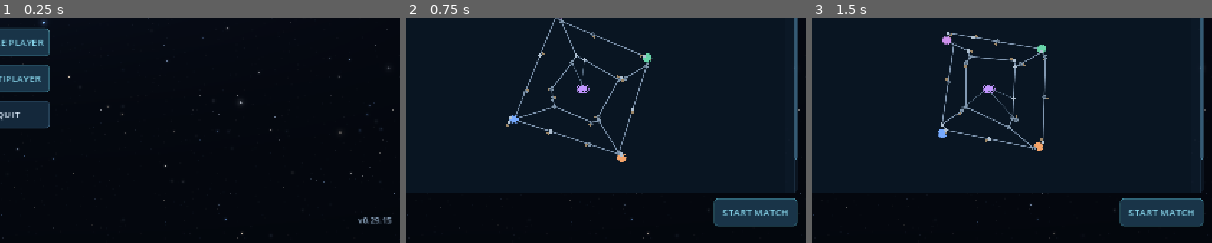
Above: before the commit, frames 1-3 (left to right).
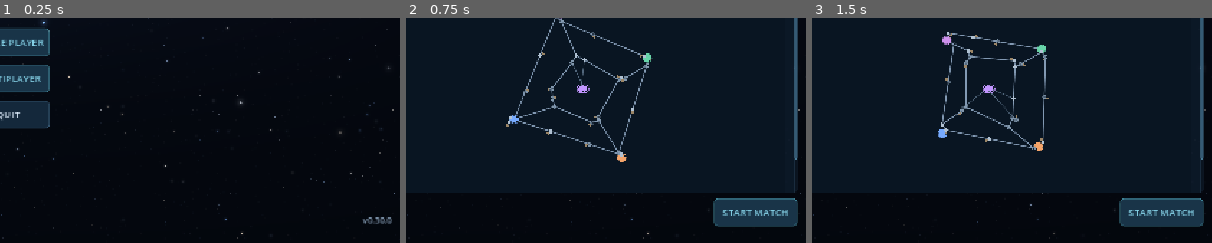
Above: after the commit, the same moments.

Repository: Allumnium/krangblade
Game: Godot game, scene res://scenes/main.tscn
Same seed, same stepped clock (60 frames per second), same inputs: the game is played once before the commit and once after it.
Inputs (mouse positions are % of the whole screen's width and height, from its top left):
- Up to frame 1 (0.25 s): no input
- Up to frame 2 (0.75 s): click "SINGLE PLAYER" at 0.5 s
- Up to frame 3 (1.5 s): click (66, 37) at 1.27 s; type "12" at 1.35 s
The pictures show only the part of the screen within x 49-99%, y 50-100%; the shares and areas given below are measured in that part.

The runs differ from the first frame. In frame 1, 0.2% of the frame differs, in the area x 89-98%, y 88-92%; in frame 2, nothing differs; in frame 3, nothing differs.

Commit message:
v0.30.0: Add tactical command card and health-colored unit tiles

Diff:
--- a/project.godot
+++ b/project.godot
@@ -3,7 +3,7 @@
 
 [application]
 config/name="Warbound"
-config/version="0.29.15"
+config/version="0.30.0"
 run/main_scene="res://scenes/main.tscn"
 config/features=PackedStringArray("4.7", "GL Compatibility")
 config/description="A multiplayer territory-control RTS prototype."
--- a/scripts/economy_rules.gd
+++ b/scripts/economy_rules.gd
@@ -2037,7 +2037,7 @@
 
 # Validate the entire selection before changing any order. Only owned fighters
 # can receive military movement orders, including during automatic repairs.
-static func command_fighters(state: Dictionary, player: int, ids: Array, target: int) -> bool:
+static func command_fighters(state: Dictionary, player: int, ids: Array, target: int, move_only: bool = false) -> bool:
 	if ids.is_empty() or not military_pois(state, player).has(target):
 		return false
 	var selected: Array = _owned_fighters(state, player, ids)
@@ -2054,6 +2054,7 @@
 		ship["direct_order"] = true
 		_clear_local_hold(ship)
 		ship["operation_target"] = target
+		ship["move_only"] = move_only
 		ship.erase("rally_pending")
 		if not bool(ship.get("retreating", false)):
 			_redirect_fighter(graph, ship, target, paths)
@@ -2062,6 +2063,7 @@
 # Both orders use the normal military graph and the same automatic combat
 # and repair rules as attack-move. The target is a stable hull ID, not a slot.
 static func _clear_tactical_order(ship: Dictionary) -> void:
+	ship.erase("move_only")
 	ship.erase("attack_order")
 	ship.erase("attack_local")
 	ship.erase("patrol_from")
@@ -2217,6 +2219,7 @@
 	return units if units.size() == requested.size() else []
 
 static func _clear_local_hold(ship: Dictionary) -> void:
+	ship.erase("move_only")
 	if bool(ship.get("holding", false)) and ship.get("kind", "") == "miner" and ship.get("mining_mode", "") == "mining":
 		# Resume extraction only after physically returning to the rock.
 		ship["mining_mode"] = "outbound"
@@ -2224,7 +2227,7 @@
 	ship.erase("hold_position")
 	ship.erase("hold_sector")
 
-static func command_local_position(state: Dictionary, player: int, ids: Array, node: int, point: Vector2) -> bool:
+static func command_local_position(state: Dictionary, player: int, ids: Array, node: int, point: Vector2, move_only: bool = false) -> bool:
 	if not point.is_finite() or not military_pois(state, player).has(node):
 		return false
 	var graph: Dictionary = military_graph(state)
@@ -2240,6 +2243,7 @@
 		_cancel_salvage_order(ship)
 		_clear_tactical_order(ship)
 		ship["hold_position"] = point
+		ship["move_only"] = move_only
 		ship["hold_sector"] = node
 		ship["holding"] = true
 		ship["navigation_target"] = point
@@ -2295,6 +2299,8 @@
 			_move({"map": graph}, ship, dt)
 		return
 	_navigate(ship, ship["hold_position"], SHIP_SPEED * dt)
+	if (ship["position"] as Vector2).distance_to(ship["hold_position"]) <= EPS:
+		ship.erase("move_only")
 
 static func _allocate_fighters(state: Dictionary, graph: Dictionary, player: int, fleet: Array, defer_routes: bool = false) -> void:
 	var weights: Dictionary = military_policy(state, player, "fighter")
@@ -2544,7 +2550,7 @@
 static func _work_opportunistic_salvage(state: Dictionary, graph: Dictionary, ship: Dictionary, dt: float, busy: Dictionary, cells: Dictionary, coordinated: bool) -> bool:
 	var piles: Dictionary = state.get("salvage", {})
 	_release_auto_salvage(ship, piles)
-	if piles.is_empty() or _salvage_active(ship) or busy.has(int(ship["id"])) or cargo_free(ship) <= EPS:
+	if piles.is_empty() or _salvage_active(ship) or bool(ship.get("move_only", false)) or bool(ship.get("holding", false)) or busy.has(int(ship["id"])) or cargo_free(ship) <= EPS:
 		return false
 	var pos: Vector2 = ship["position"]
 	var idle: bool = not coordinated and _is_idle_ship(ship) and not ship.has("attack_order") and not ship.has("patrol_from")
@@ -2865,7 +2871,10 @@
 	for ship in ships:
 		if ship.get("kind", "") != "fighter":
 			continue
-		if bool(ship.get("retreating", false)):
+		var moving_only: bool = bool(ship.get("move_only", false)) and (not (ship["route"] as Array).is_empty() or (ship.has("hold_position") and (ship["position"] as Vector2).distance_to(ship["hold_position"]) > EPS))
+		if not moving_only:
+			ship.erase("move_only")
+		if bool(ship.get("retreating", false)) or moving_only:
 			ship["combat_target"] = -1
 			ship["pursuit_target"] = -1
 			ship["pursuit_left"] = 0.0
--- a/scripts/game_session.gd
+++ b/scripts/game_session.gd
@@ -720,21 +720,21 @@
 	if _active_player(id) and ECONOMY.send_colony(economy, id, ship_id, target):
 		_publish_economy()
 
-func request_fighter_move(ids: Array, target: int) -> void:
-	if phase != "match":
-		return
-	if is_solo or multiplayer.is_server():
-		_fighter_move_for(1, ids, target)
-	else:
-		_rpc_fighter_move.rpc_id(1, ids, target)
-
-@rpc("any_peer", "call_remote", "reliable")
-func _rpc_fighter_move(ids: Array, target: int) -> void:
-	if multiplayer.is_server():
-		_fighter_move_for(multiplayer.get_remote_sender_id(), ids, target)
-
-func _fighter_move_for(id: int, ids: Array, target: int) -> void:
-	if _active_player(id) and ECONOMY.command_fighters(economy, id, ids, target):
+func request_fighter_move(ids: Array, target: int, move_only: bool = false) -> void:
+	if phase != "match":
+		return
+	if is_solo or multiplayer.is_server():
+		_fighter_move_for(1, ids, target, move_only)
+	else:
+		_rpc_fighter_move.rpc_id(1, ids, target, move_only)
+
+@rpc("any_peer", "call_remote", "reliable")
+func _rpc_fighter_move(ids: Array, target: int, move_only: bool = false) -> void:
+	if multiplayer.is_server():
+		_fighter_move_for(multiplayer.get_remote_sender_id(), ids, target, move_only)
+
+func _fighter_move_for(id: int, ids: Array, target: int, move_only: bool = false) -> void:
+	if _active_player(id) and ECONOMY.command_fighters(economy, id, ids, target, move_only):
 		_publish_economy()
 
 func request_tactical_order(ids: Array, kind: String, target: int) -> void:
@@ -796,21 +796,21 @@
 	if _active_player(id) and ECONOMY.hold_fighters(economy, id, ids):
 		_publish_economy()
 
-func request_local_position(ids: Array, node: int, point: Vector2) -> void:
-	if phase != "match":
-		return
-	if is_solo or multiplayer.is_server():
-		_local_position_for(1, ids, node, point)
-	else:
-		_rpc_local_position.rpc_id(1, ids, node, point)
-
-@rpc("any_peer", "call_remote", "reliable")
-func _rpc_local_position(ids: Array, node: int, point: Vector2) -> void:
-	if multiplayer.is_server():
-		_local_position_for(multiplayer.get_remote_sender_id(), ids, node, point)
-
-func _local_position_for(id: int, ids: Array, node: int, point: Vector2) -> void:
-	if _active_player(id) and ECONOMY.command_local_position(economy, id, ids, node, point):
+func request_local_position(ids: Array, node: int, point: Vector2, move_only: bool = false) -> void:
+	if phase != "match":
+		return
+	if is_solo or multiplayer.is_server():
+		_local_position_for(1, ids, node, point, move_only)
+	else:
+		_rpc_local_position.rpc_id(1, ids, node, point, move_only)
+
+@rpc("any_peer", "call_remote", "reliable")
+func _rpc_local_position(ids: Array, node: int, point: Vector2, move_only: bool = false) -> void:
+	if multiplayer.is_server():
+		_local_position_for(multiplayer.get_remote_sender_id(), ids, node, point, move_only)
+
+func _local_position_for(id: int, ids: Array, node: int, point: Vector2, move_only: bool = false) -> void:
+	if _active_player(id) and ECONOMY.command_local_position(economy, id, ids, node, point, move_only):
 		_publish_economy()
 
 func request_salvage(ids: Array, target: int) -> void:
--- a/scripts/match.gd
+++ b/scripts/match.gd
@@ -183,6 +183,13 @@
 var fleet_detail: Label
 var hold_button: Button
 var unload_button: Button
+var command_card: GridContainer
+var command_hint: Label
+var command_buttons: Dictionary = {}
+var pending_command: String = ""
+var selection_grid: GridContainer
+var selection_tiles: Dictionary = {}
+var selection_icons: Dictionary = {}
 var fleet_cargo: VBoxContainer
 var fleet_cargo_labels: Dictionary = {}
 var initial_selection_done: bool = false
@@ -497,6 +504,11 @@
 	overview.add_child(ship_overview)
 	ship_title = _label("", 16)
 	ship_overview.add_child(ship_title)
+	selection_grid = GridContainer.new()
+	selection_grid.columns = 6
+	selection_grid.add_theme_constant_override("h_separation", 3)
+	selection_grid.add_theme_constant_override("v_separation", 3)
+	ship_overview.add_child(selection_grid)
 	ship_detail = _label("", 13)
 	ship_overview.add_child(ship_detail)
 	ship_cargo = HUD.section(ship_overview, "Cargo", true)
@@ -513,13 +525,7 @@
 	ship_overview.add_child(fleet_title)
 	fleet_detail = _label("", 14)
 	ship_overview.add_child(fleet_detail)
-	hold_button = Button.new()
-	hold_button.text = "Hold position [H]"
-	hold_button.pressed.connect(_hold_selected)
-	var orders := HBoxContainer.new()
-	fleet_overview.add_child(orders)
-	orders.add_child(hold_button)
-	unload_button = _button("Unload cargo [U]", _unload_selected, orders)
+	_build_command_card(fleet_overview)
 	fleet_cargo = HUD.section(ship_overview, "Fleet cargo", true)
 	_build_cargo_rows(fleet_cargo, fleet_cargo_labels)
 	mining_controls = HUD.section(fleet_overview, "Mine", true)
@@ -658,6 +664,7 @@
 	inspector_panel.resized.connect(_layout_command_grids)
 	inspector_panel.resized.connect(console_profile.queue_redraw)
 	console_center.resized.connect(console_profile.queue_redraw)
+	console_center.resized.connect(_layout_command_grids)
 	console_columns.resized.connect(console_profile.queue_redraw)
 	_layout_console()
 
@@ -704,6 +711,8 @@
 
 func _layout_command_grids() -> void:
 	var width: float = inspector_panel.size.x - 34.0
+	if is_instance_valid(selection_grid):
+		selection_grid.columns = maxi(1, floori(maxf(38.0, console_center.size.x - 20.0) / 41.0))
 	for title in command_grids:
 		var grid: GridContainer = command_grids[title]
 		var cell_width: float = 160.0 if title == "Trade" else 222.0
@@ -1583,6 +1592,139 @@
 	if selected_field >= 0:
 		session.call("request_mining_policy", selected_field, mining_enabled.button_pressed, mining_metals.button_pressed, mining_crystals.button_pressed)
 
+func _command_icon(path: String) -> Texture2D:
+	var image := Image.new()
+	var svg: String = '<svg xmlns="http://www.w3.org/2000/svg" width="32" height="32" viewBox="0 0 32 32"><g fill="none" stroke="#c5e5f5" stroke-width="2.3" stroke-linecap="round" stroke-linejoin="round">' + path + '</g></svg>'
+	image.load_svg_from_string(svg)
+	return ImageTexture.create_from_image(image)
+
+func _command_slot(id: String, hint: String, art: String, action: Callable) -> Button:
+	var button := Button.new()
+	button.custom_minimum_size = Vector2(48, 48)
+	button.size_flags_horizontal = Control.SIZE_SHRINK_BEGIN
+	button.size_flags_vertical = Control.SIZE_SHRINK_BEGIN
+	button.focus_mode = Control.FOCUS_NONE
+	button.icon = _command_icon(art)
+	button.icon_alignment = HORIZONTAL_ALIGNMENT_CENTER
+	button.tooltip_text = hint
+	button.toggle_mode = true
+	button.pressed.connect(action)
+	command_card.add_child(button)
+	command_buttons[id] = button
+	return button
+
+func _build_command_card(parent: VBoxContainer) -> void:
+	command_card = GridContainer.new()
+	command_card.columns = 5
+	command_card.add_theme_constant_override("h_separation", 3)
+	command_card.add_theme_constant_override("v_separation", 3)
+	parent.add_child(command_card)
+	_command_slot("move", "Move · click a destination. Fighters travel without engaging until arrival.", '<path d="M5 16H26M17 7L26 16L17 25"/>', _arm_command.bind("move"))
+	_command_slot("stop", "Stop · cancel the order and stop in place.", '<rect x="8" y="8" width="16" height="16" fill="#c5e5f5"/>', _stop_selected)
+	hold_button = _command_slot("hold", "Hold position [H] · toggle holding position.", '<path d="M9 6V26M23 6V26M5 10L9 6L13 10M19 10L23 6L27 10M9 16H23"/>', _hold_selected)
+	_command_slot("patrol", "Patrol · click another sector or asteroid field.", '<path d="M7 12A10 10 0 0 1 25 10M25 10V4M25 10H19M25 20A10 10 0 0 1 7 22M7 22V28M7 22H13"/>', _arm_command.bind("patrol"))
+	_command_slot("attack", "Attack move · click a sector or hostile ship.", '<circle cx="16" cy="16" r="9"/><path d="M16 3V11M16 21V29M3 16H11M21 16H29"/>', _arm_command.bind("attack"))
+	_command_slot("load", "Load cargo · click salvage debris to collect it.", '<rect x="7" y="17" width="18" height="10"/><path d="M16 4V20M10 14L16 20L22 14"/>', _arm_command.bind("load"))
+	unload_button = _command_slot("unload", "Unload cargo [U] · return cargo to storage.", '<rect x="7" y="17" width="18" height="10"/><path d="M16 20V4M10 10L16 4L22 10"/>', _unload_selected)
+	command_hint = _label("", 12)
+	parent.add_child(command_hint)
+	command_hint.hide()
+
+func _arm_command(mode: String) -> void:
+	pending_command = mode if pending_command != mode else ""
+	_refresh_command_mode()
+
+func _refresh_command_mode() -> void:
+	if not is_instance_valid(command_card):
+		return
+	for id in command_buttons:
+		var button: Button = command_buttons[id]
+		button.set_pressed_no_signal(id == pending_command or (id == "hold" and _any_selected_holding()))
+	command_hint.visible = not pending_command.is_empty()
+	command_hint.text = "Choose %s · Esc / right-click cancels" % ("salvage" if pending_command == "load" else ("patrol destination" if pending_command == "patrol" else "destination"))
+	map_canvas.mouse_default_cursor_shape = Control.CURSOR_CROSS if not pending_command.is_empty() else Control.CURSOR_ARROW
+
+func _stop_selected() -> void:
+	pending_command = ""
+	var owned: Array[int] = _selected_owned_units(_state())
+	if not owned.is_empty():
+		session.call("request_unit_hold", owned, false)
+	_refresh_command_mode()
+
+func _execute_pending_command(point: Vector2) -> void:
+	var mode: String = pending_command
+	pending_command = ""
+	_refresh_command_mode()
+	if mode == "load":
+		var state: Dictionary = _state()
+		var wreck: int = _salvage_hit(state, point)
+		if wreck >= 0:
+			session.call("request_salvage", _selected_owned_units(state), wreck)
+	elif mode == "patrol":
+		_command_at(point, false, true)
+	elif mode == "move":
+		_command_at(point, false, false, true)
+	elif mode == "attack":
+		_command_at(point)
+
+func _selection_icon(kind: String) -> Texture2D:
+	if not selection_icons.has(kind):
+		var points: Array = HULL_OUTLINES.get(kind, FREIGHTER_OUTLINE)
+		var coords: PackedStringArray = []
+		for vertex in points:
+			var v: Vector2 = vertex
+			coords.append("%.2f,%.2f" % [16.0 + v.y, 16.0 - v.x])
+		var image := Image.new()
+		image.load_svg_from_string('<svg xmlns="http://www.w3.org/2000/svg" width="32" height="32"><polygon points="' + " ".join(coords) + '" fill="#101f30" stroke="#eaf6ff" stroke-width="1.25" stroke-linejoin="round"/></svg>')
+		selection_icons[kind] = ImageTexture.create_from_image(image)
+	return selection_icons[kind]
+
+func _select_tile(id: int) -> void:
+	selected_units.assign([id])
+	selected_ship_id = id
+	selected = -1
+	selected_body = -1
+	selected_yard = -1
+	selected_field = -1
+	follow_units = false
+	pending_command = ""
+	_refresh()
+
+func _refresh_selection_tiles(state: Dictionary) -> void:
+	var living: Dictionary = {}
+	for craft in state.get("ships", []):
+		var id: int = int(craft["id"])
+		if not selected_units.has(id) and id != selected_ship_id:
+			continue
+		living[id] = true
+		var tile: Button
+		if selection_tiles.has(id):
+			tile = selection_tiles[id]
+		else:
+			tile = Button.new()
+			tile.custom_minimum_size = Vector2(38, 38)
+			tile.focus_mode = Control.FOCUS_NONE
+			tile.icon = _selection_icon(str(craft["kind"]))
+			tile.icon_alignment = HORIZONTAL_ALIGNMENT_CENTER
+			tile.pressed.connect(_select_tile.bind(id))
+			selection_grid.add_child(tile)
+			selection_tiles[id] = tile
+		var hp: float = clampf(float(craft.get("hp", ECONOMY.SHIP_HP)) / ECONOMY.SHIP_HP, 0.0, 1.0)
+		var tint: Color = Color("#d94b52") if hp < 0.2 else (Color("#e99e45") if hp < 0.5 else Color("#55b987"))
+		if tile.get_meta("health_color", Color.TRANSPARENT) != tint:
+			tile.set_meta("health_color", tint)
+			tile.add_theme_stylebox_override("normal", HUD.surface(tint.darkened(0.40), tint, 2, 2))
+			tile.add_theme_stylebox_override("hover", HUD.surface(tint.darkened(0.18), Color.WHITE, 2, 2))
+			tile.add_theme_stylebox_override("pressed", HUD.surface(tint, Color.WHITE, 2, 2))
+		tile.tooltip_text = "%s #%d · HP %.0f / %.0f" % [_ship_kind_name(str(craft["kind"])), id, float(craft.get("hp", ECONOMY.SHIP_HP)), ECONOMY.SHIP_HP]
+	for id in selection_tiles.keys():
+		if not living.has(id):
+			var tile: Button = selection_tiles[id]
+			selection_grid.remove_child(tile)
+			tile.queue_free()
+			selection_tiles.erase(id)
+	selection_grid.visible = not living.is_empty()
+
 func _refresh_field_panels(state: Dictionary) -> void:
 	var field: Dictionary = state["map"]["fields"][selected_field]
 	var special: bool = bool(field.get("antimatter", false))
@@ -1603,8 +1745,9 @@
 	ship_cargo.get_parent().hide()
 	fleet_title.text = "Mining"
 	fleet_detail.hide()
-	hold_button.hide()
-	unload_button.hide()
+	command_card.hide()
+	pending_command = ""
+	_refresh_command_mode()
 	fleet_cargo.get_parent().hide()
 	mining_controls.get_parent().show()
 	var policy: Dictionary = ECONOMY.mining_policy(state, _me(), selected_field)
@@ -1681,9 +1824,19 @@
 		capacity += ECONOMY.cargo_capacity(str(craft["kind"]))
 		for resource in ECONOMY.RESOURCES + [ECONOMY.ANTIMATTER]:
 			cargo[resource] = float(cargo.get(resource, 0.0)) + float(craft.get("cargo", {}).get(resource, 0.0))
-	hold_button.visible = owned_count > 0
-	unload_button.visible = loaded_owned
-	hold_button.text = "Release hold [H]" if _any_selected_holding() else "Hold position [H]"
+	command_card.show()
+	var combat_owned: bool = false
+	var can_load: bool = false
+	for craft in state["ships"]:
+		if selected_units.has(int(craft["id"])) and int(craft["owner"]) == _me():
+			combat_owned = combat_owned or craft["kind"] == "fighter"
+			can_load = can_load or ECONOMY.cargo_free(craft) > ECONOMY.EPS
+	for id in command_buttons:
+		var button: Button = command_buttons[id]
+		button.disabled = owned_count == 0 or (id in ["patrol", "attack"] and not combat_owned) or (id == "load" and not can_load) or (id == "unload" and not loaded_owned)
+	if not command_buttons.has(pending_command) or (command_buttons[pending_command] as Button).disabled:
+		pending_command = ""
+	_refresh_command_mode()
 	fleet_detail.text = "%d fighters · %d colony ships · %d miners · %d logistics" % [counts["fighter"], counts["colony_ship"], counts["miner"], counts["ship"]]
 	if owned_count < selected_units.size():
 		fleet_detail.text += "\n%d owned · %d foreign" % [owned_count, selected_units.size() - owned_count]
@@ -2418,6 +2571,10 @@
 		last_system_tab_selection = current_system
 	interaction_panel.visible = not other_selected and not p.is_empty() and not own_system
 	ship_overview.visible = other_selected
+	_refresh_selection_tiles(state)
+	if not ship_selected:
+		pending_command = ""
+		_refresh_command_mode()
 	fleet_scroll.visible = other_selected
 	fleet_overview.visible = other_selected
 	fleet_title.visible = other_selected
@@ -3267,7 +3424,7 @@
 	selected_field = -1
 	_refresh()
 
-func _command_at(point: Vector2, force_position: bool = false, patrol: bool = false) -> void:
+func _command_at(point: Vector2, force_position: bool = false, patrol: bool = false, move_only: bool = false) -> void:
 	var state: Dictionary = _state()
 	var owned: Array[int] = _selected_owned_units(state)
 	if state.is_empty() or owned.is_empty():
@@ -3276,7 +3433,7 @@
 	for craft in state["ships"]:
 		if owned.has(int(craft["id"])) and craft["kind"] == "fighter":
 			fighters.append(int(craft["id"]))
-	if not force_position and not patrol:
+	if not force_position and not patrol and not move_only:
 		var poses: Dictionary = _ship_poses(state)
 		var target: int = -1
 		var nearest: float = maxf(5.0, 14.0 * _ship_scale())
@@ -3317,7 +3474,7 @@
 			(local_groups[current] as Array).append(id)
 			handled_fighters[id] = true
 		for current in local_groups:
-			session.call("request_local_position", local_groups[current], int(current), world)
+			session.call("request_local_position", local_groups[current], int(current), world, move_only)
 		var remaining: Array[int] = []
 		for id in fighters:
 			if not handled_fighters.has(id):
@@ -3349,7 +3506,7 @@
 	else:
 		hit_radius = maxf(9.0, float(state["map"]["fields"][node - system_count]["radius"]) * _fit() * zoom)
 	if patrol and not force_position:
-		if not fighters.is_empty() and distance <= hit_radius * hit_radius:
+		if not fighters.is_empty() and (ECONOMY.sector_contains(graph, node, world) or distance <= hit_radius * hit_radius):
 			session.call("request_tactical_order", fighters, "patrol", node)
 		return
 	if force_position or distance > hit_radius * hit_radius:
@@ -3359,7 +3516,7 @@
 				if int(craft["owner"]) == _me() and selected_units.has(int(craft["id"])) and not handled_fighters.has(int(craft["id"])) and ECONOMY.sector_contains(graph, node, craft["position"]) and not bool(craft.get("retreating", false)):
 					local.append(int(craft["id"]))
 			if not local.is_empty():
-				session.call("request_local_position", local, node, world)
+				session.call("request_local_position", local, node, world, move_only)
 				return
 		else:
 			return
@@ -3392,7 +3549,7 @@
 			session.call("request_colonize", id, node)
 			colony_sent = true
 	if not fighters.is_empty():
-		session.call("request_fighter_move", fighters, node)
+		session.call("request_fighter_move", fighters, node, move_only)
 
 func _selected_miners() -> Array[int]:
 	var miners: Array[int] = []
@@ -3415,14 +3572,18 @@
 	return false
 
 func _hold_selected() -> void:
+	pending_command = ""
 	var owned: Array[int] = _selected_owned_units(_state())
 	if not owned.is_empty():
 		session.call("request_unit_hold", owned, _any_selected_holding())
+	_refresh_command_mode()
 
 func _unload_selected() -> void:
+	pending_command = ""
 	var owned: Array[int] = _selected_owned_units(_state())
 	if not owned.is_empty():
 		session.call("request_unload_cargo", owned)
+	_refresh_command_mode()
 
 func _map_input(event: InputEvent) -> void:
 	if match_menu.visible:
@@ -3436,8 +3597,17 @@
 				drag_button = MOUSE_BUTTON_MIDDLE if mouse.pressed else 0
 			MOUSE_BUTTON_RIGHT:
 				if mouse.pressed:
-					_command_at(mouse.position, mouse.alt_pressed, mouse.shift_pressed)
+					if not pending_command.is_empty():
+						pending_command = ""
+						_refresh_command_mode()
+					else:
+						_command_at(mouse.position, mouse.alt_pressed, mouse.shift_pressed)
 			MOUSE_BUTTON_LEFT:
+				if not pending_command.is_empty():
+					if mouse.pressed:
+						_execute_pending_command(mouse.position)
+					map_canvas.accept_event()
+					return
 				if mouse.pressed:
 					selecting_units = true
 					selection_start = mouse.position
@@ -3545,7 +3715,10 @@
 	if focus is LineEdit or focus is TextEdit or colony_picker.get_popup().visible:
 		return
 	var key: int = event.physical_keycode
-	if key in [KEY_Q, KEY_E]:
+	if key == KEY_ESCAPE and not pending_command.is_empty():
+		pending_command = ""
+		_refresh_command_mode()
+	elif key in [KEY_Q, KEY_E]:
 		_cycle_owned_system(-1 if key == KEY_Q else 1)
 	elif key == KEY_F:
 		# Explicit camera follow: selection changes never move the camera.
--- a/tests/economy_rules_test.gd
+++ b/tests/economy_rules_test.gd
@@ -1650,7 +1650,8 @@
 	assert(ECON.sector_at(boundary_graph, Vector2(2501, 0), candidates) == 1)
 	assert(ECON.sector_at(boundary_graph, Vector2(2500, 0), candidates, 0) == 0)
 	assert(ECON.sector_at(boundary_graph, Vector2(2500, 0), candidates, 1) == 1)
-	assert(ECON.command_local_position(state, 1, [100], 0, Vector2(2499, 0)))
+	assert(ECON.command_local_position(state, 1, [100], 0, Vector2(2499, 0), true))
+	assert(fighter.get("move_only", false))
 	assert(fighter["route"].is_empty() and fighter["dest"] == 0 and fighter["hold_position"] == Vector2(2499, 0))
 	assert(not ECON.command_local_position(state, 1, [100], 0, Vector2(2501, 0)))
 	assert(not ECON.command_local_position(state, 2, selection, 0, point))
@@ -1660,6 +1661,7 @@
 	assert(not ECON.command_local_position(state, 1, selection, 0, map["points"][1]))
 	assert(not ECON.command_local_position(state, 1, selection, 0, Vector2.INF))
 	assert(ECON.command_local_position(state, 1, selection, 0, point))
+	assert(not fighter.get("move_only", false))
 	for craft in state["ships"]:
 		assert(craft["position"] == Vector2.ZERO and craft["holding"])
 	for tick in range(50):
Not shown, changed: THOUGHTS.md
Not shown, changed: TODO.md
